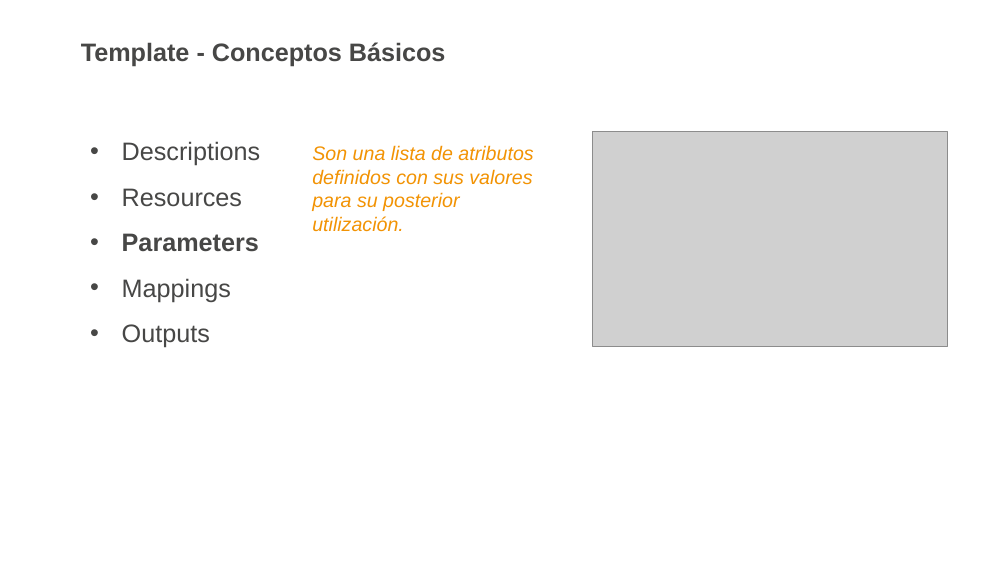
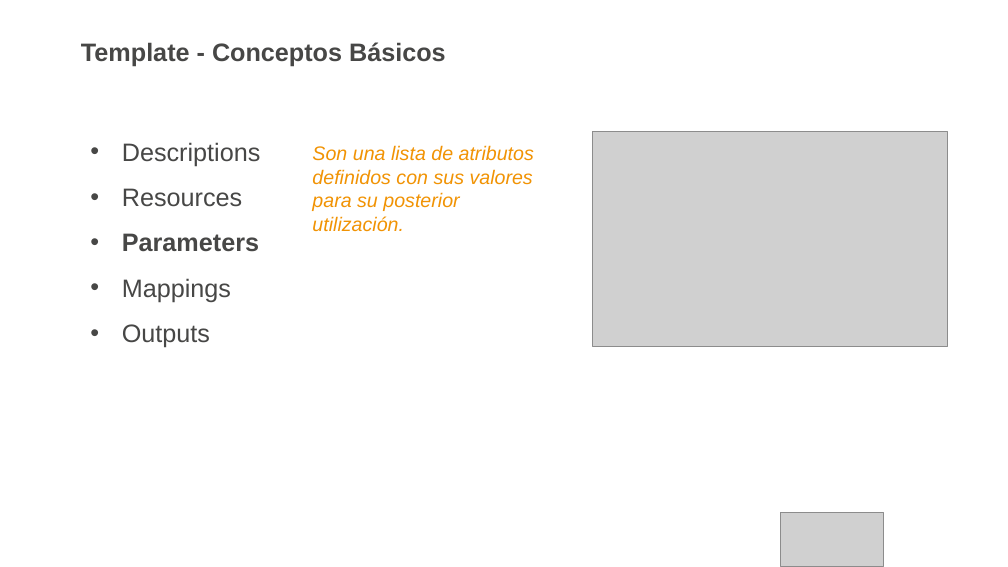
Before and after one commit to awsusergroupsantiago/demos, a slide deck: slide 16 of AWSUserGroup/22-06-2017/presentación/cloudformation.pptx (slide 17 before the commit). Drawn at 1008x567 pixels with LibreOffice and Linux fonts; fonts in the diff are those of the drawing; grey boxes stand for pictures; background and template pictures are left out. Boxes give left, top, right and bottom in pixels: in the first picture for what was removed or moved away, otherwise in the second. Text is boxed around its words. In the diff, an @@ line names an element or a change of style, - is before the commit and + after.

```diff
--- a/AWSUserGroup/22-06-2017/presentación/cloudformation.pptx
+++ b/AWSUserGroup/22-06-2017/presentación/cloudformation.pptx
@@ text "Son una lista de atributos ..." at <box>312,145,534,232</box>: text colour #F29304 to #F19304 @@
@@ picture added at <box>781,512,884,566</box> @@
```
Also in this commit, not shown: 19 other slides changed, 4 slides added, 7 slides removed.
